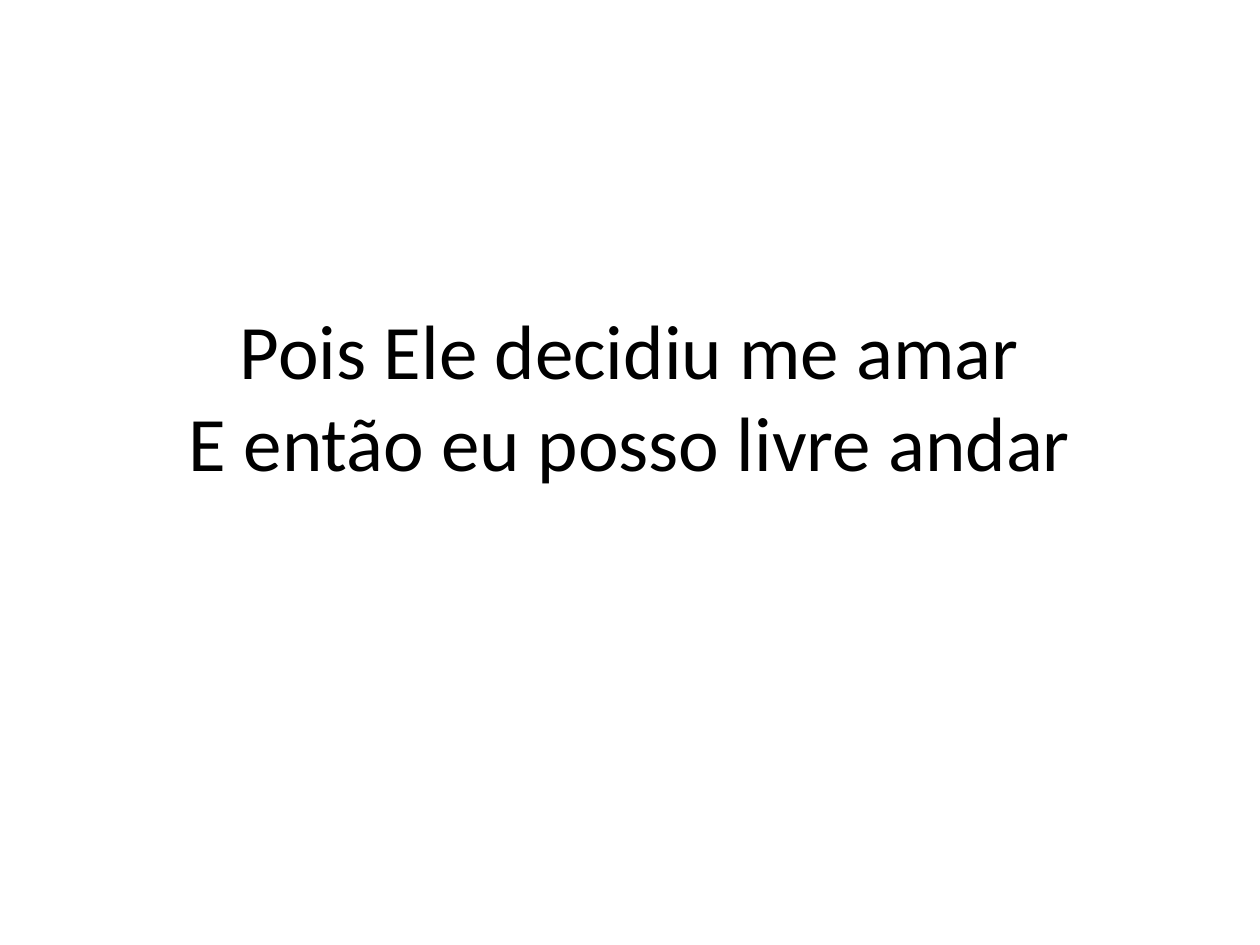
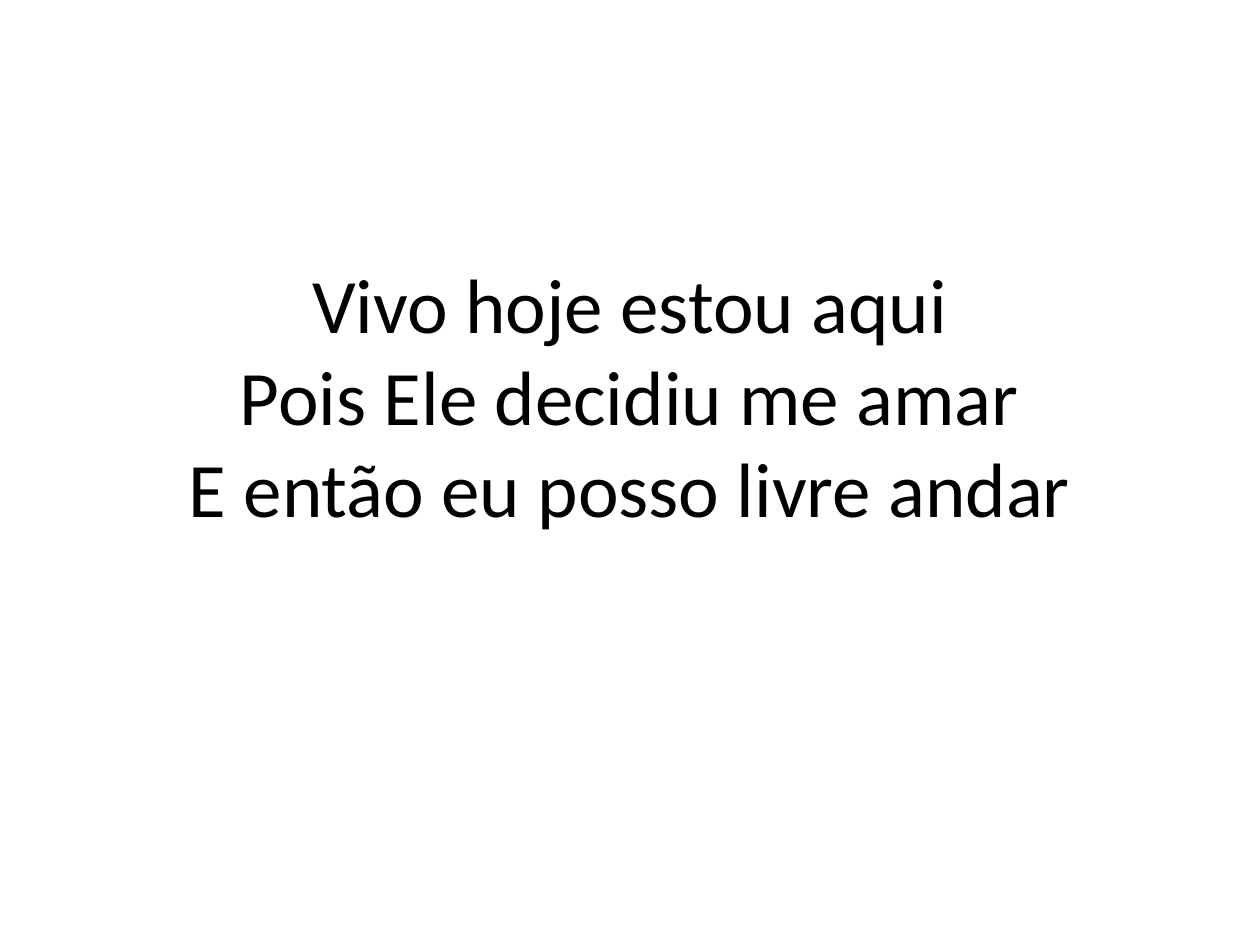
Before and after one commit to hugo-wemer/slide_creator, a slide deck: slide 2 of redencao.pptx. Drawn at 1260x945 pixels with LibreOffice and Linux fonts; fonts in the diff are those of the drawing. Boxes give left, top, right and bottom in pixels: in the first picture for what was removed or moved away, otherwise in the second. Text is boxed around its words. In the diff, an @@ line names an element or a change of style, - is before the commit and + after.

```diff
--- a/redencao.pptx
+++ b/redencao.pptx
@@ title at [312,279,946,347]: paragraph added @@
+Vivo hoje estou aqui
```
Also in this commit, not shown: 9 other slides changed, 26 slides removed, 2 other files.
